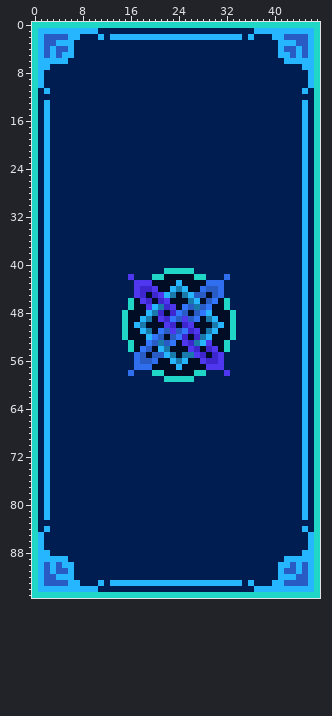
Pixel-art file, stored at 2020/10-2020/card-back-i-guess.aseprite. The picture above is the old version.
48x96 pixels, 1 frame.
New version:
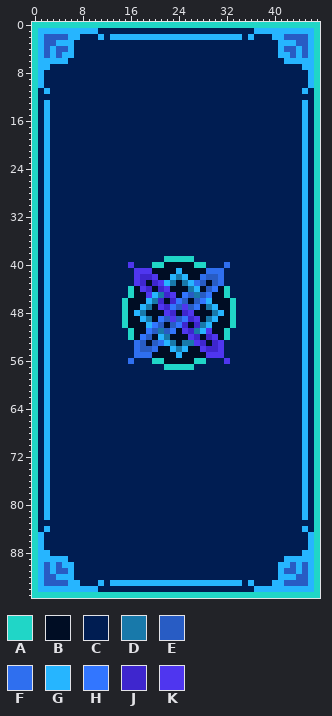
Palette (. is transparent): A #20d6c7  B #000d24  C #001d52  D #1879aa  E #285cc4  F #2f6fef  G #26b5ff  H #3276ff  J #3e26ce  K #4f36ef
Commit message: Center it as much as I can.
Edits made:
Changed rows in their new state; - is an unchanged pixel.
Layers "symbol", "symbol-base":
first column x 15:
39 -------AAAAA-------
40 -K---AABBBBBAA---F-
41 --KKKBBBBGBBBBFFF--
42 -CKJJKB-GDG-BFEEFC-
43 ---JBJKGDBDGFEBE---
44 -ABK-BJKBBBDGB-HBA-
45 -ABBKGDJK-HED-HBBA-
46 AB-BGD-BJHEBEHGB-BA
47 AB-GDBK-HEK-HBDG-BA
48 --GDBBBK-BJKBBBDG--
49 ------HEK-HJK------
50 --BBGHEBEH-BJDGBB--
51 CA-BHED-HBK-DGKB-AC
52 CA-HEBGDBBBK-BJK-AC
53 -CFEB-FGD-DDKJBJKC-
54 -CFE-FBBGDGBBK-JKC-
55 ---FFBBBBGBBBBKK---
56 -FCCCAA-BBB-AACCCK-
57 --CCCCCAAAAACCCCC--
58 -C---CCCCCCCCC---C-
59 -------CCCCC-------
Changed places in both pictures, as pixel boxes (x1, y1, x2, y2):
changed: (122, 256, 236, 382)
